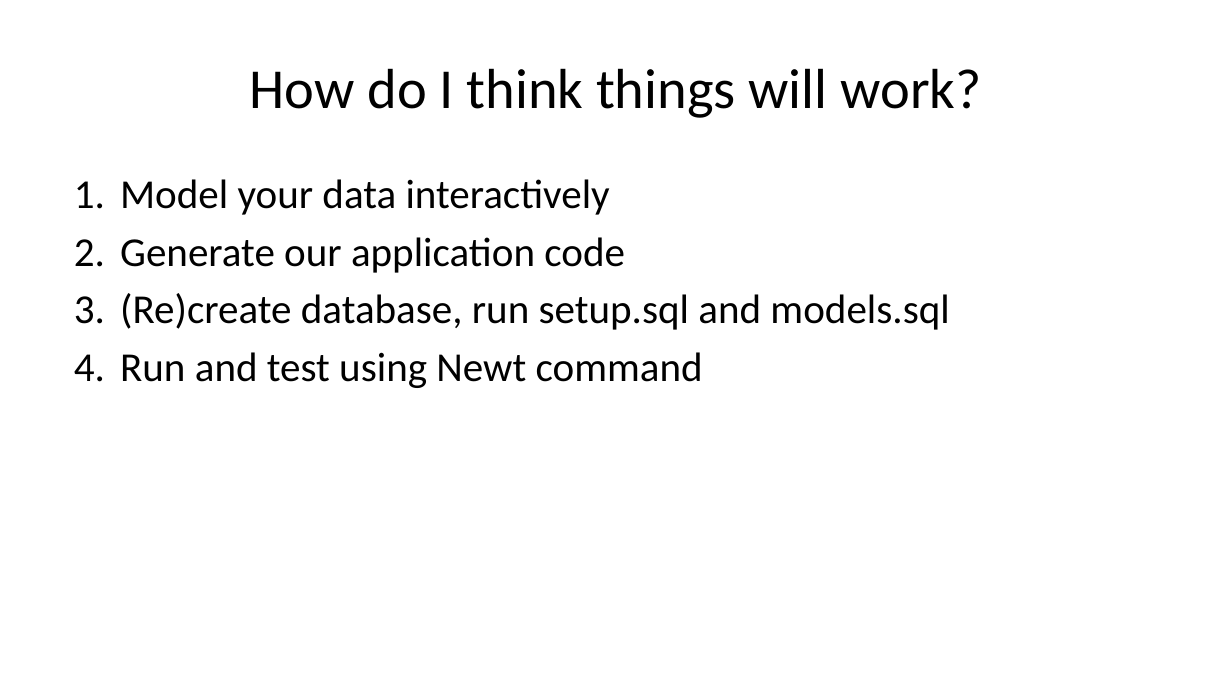
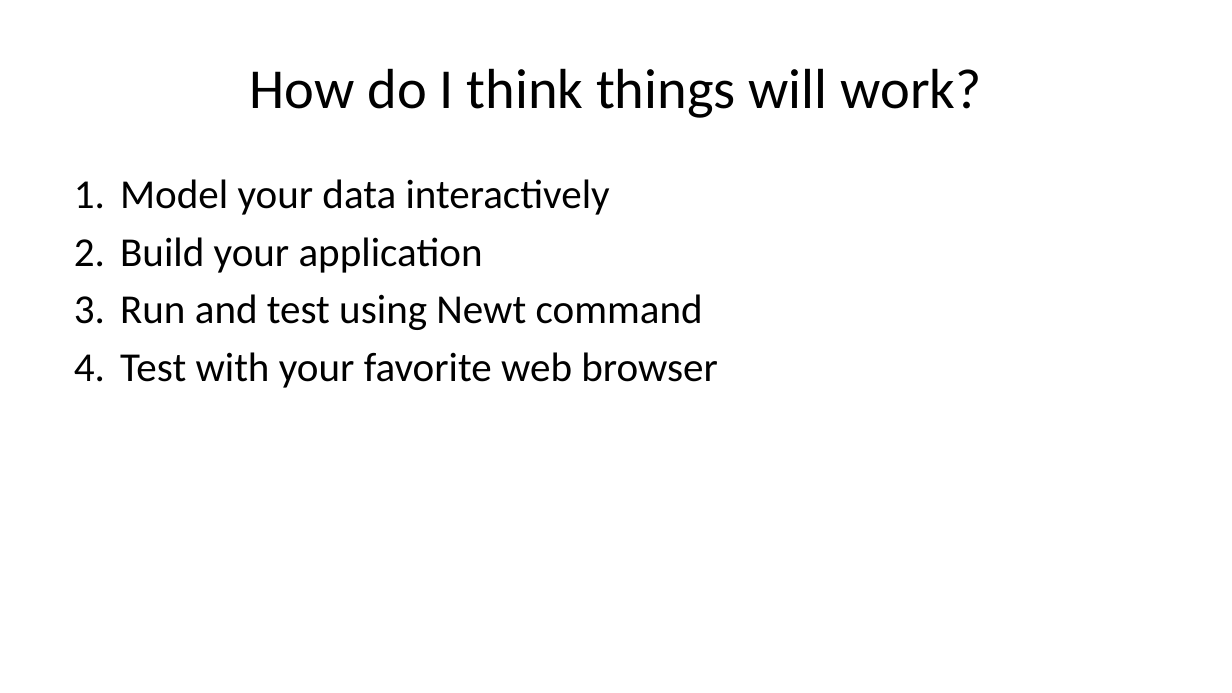
Before and after one commit to caltechlibrary/newt, a slide deck: slide 14 of presentation3/newt-p3.pptx. Drawn at 1232x693 pixels with LibreOffice and Linux fonts; fonts in the diff are those of the drawing. Boxes give left, top, right and bottom in pixels: in the first picture for what was removed or moved away, otherwise in the second. Text is boxed around its words. In the diff, an @@ line names an element or a change of style, - is before the commit and + after.

```diff
--- a/presentation3/newt-p3.pptx
+++ b/presentation3/newt-p3.pptx
@@ text at [120,237,483,273]: text changed @@
-2. Generate our application code
-3. (Re)create database, run setup.sql and models.sql
+2. Build your application
@@ text at [120,352,717,388]: paragraph added @@
+4. Test with your favorite web browser
```
Also in this commit, not shown: 7 other slides changed, 1 slide removed, 48 other files.
